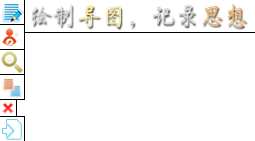
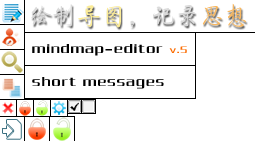
Two versions of the same layered image (w=255, h=141). Layer-by-layer changes:
added layer "图层 9 副本" above "图层 13" over (25, 65, 196, 99)
added layer "图层 13" above "图层 15" over (25, 116, 50, 141)
added layer "图层 15" above "图层 14" over (67, 99, 96, 114)
added layer "图层 14" above "图层 12" over (50, 99, 68, 117)
added layer "图层 12" above "图层 11" over (49, 116, 75, 141)
added layer "图层 11" above "图层 10" over (33, 99, 51, 117)
added layer "图层 10" above "short messages" over (19, 99, 34, 117)
added layer "short messages" above "图层 9" over (32, 77, 164, 89)
added layer "图层 9" above "mindmap-editor v.5" over (25, 33, 196, 66)
added layer "mindmap-editor v.5" above "图层 7" over (32, 44, 187, 56)
